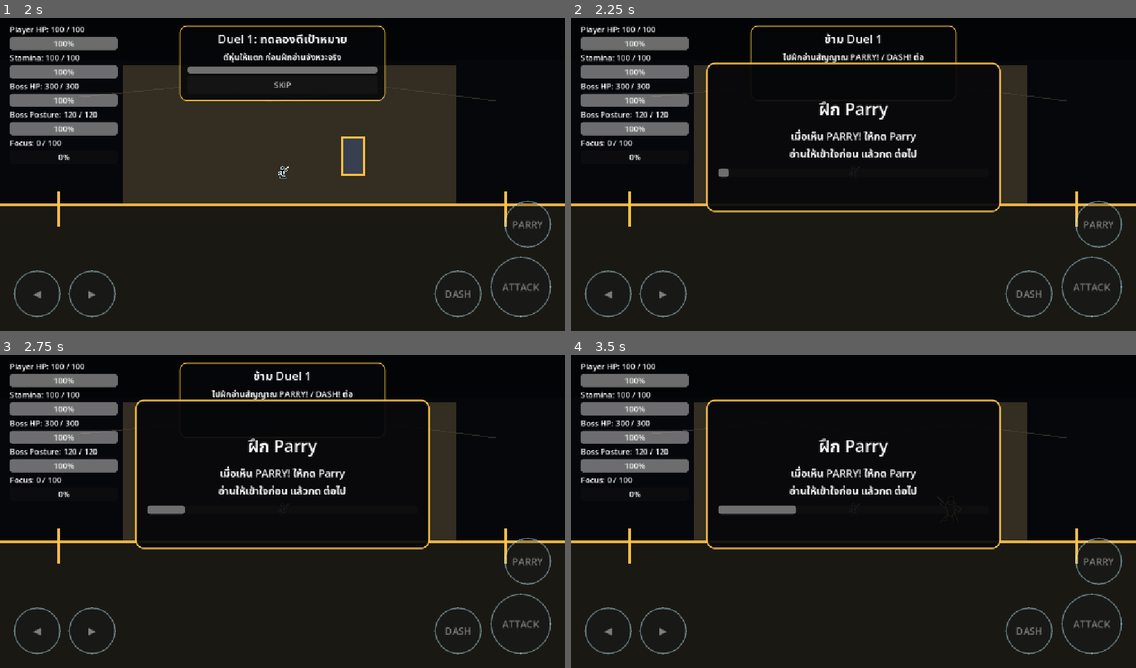
Above: before the commit, frames 1-4 (two rows, left to right).
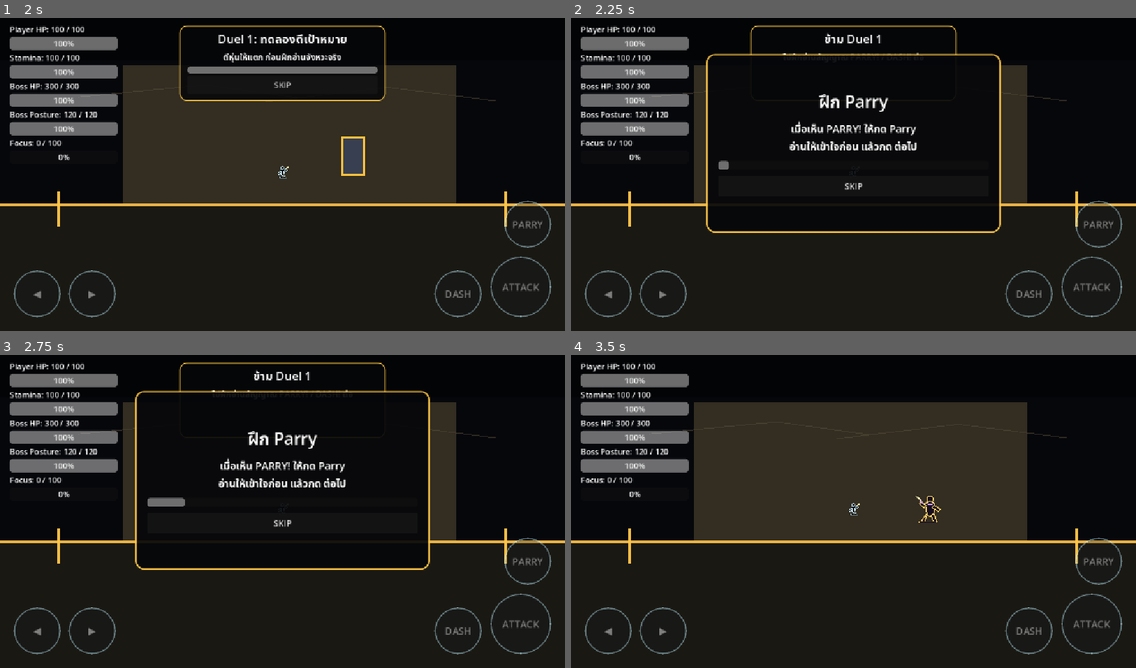
Above: after the commit, the same moments.

Repository: shanwinder/lastblade
Game: Godot game, scene res://scenes/main/BossBrokenMaster.tscn
Two runs of this game, one before a commit and one after it. Both use one fixed random seed, a clock stepped at 60 frames per second and the inputs below.
Inputs (mouse positions are in pixels of both pictures, inside the frame that each line leads up to):
- Up to frame 1 (2 s): click "START" at 0.5 s; click "SKIP" at 1.25 s
- Up to frame 2 (2.25 s): click "SKIP" at 2 s
- Up to frame 3 (2.75 s): no input
- Up to frame 4 (3.5 s): click (853, 524) at 2.75 s, where only the run after the commit has a clickable "SKIP"

Frame 1 is identical in both runs. In frame 2, 3.9% of the frame differs, in the area x 23-77%, y 11-69%; in frame 3, 4.1%; in frame 4, 24%, in the area x 23-77%, y 14-63%.

Commit message:
feat: add skip button to duel practice

Diff:
--- a/last-blade-trial/duel_1_intro_manager.gd
+++ b/last-blade-trial/duel_1_intro_manager.gd
@@ -4,6 +4,7 @@
 # Duel1IntroManager.gd
 # ขั้นกลางของ Phase 9 ก่อนทำศัตรู Duel 1 เต็มตัว
 # เวอร์ชันนี้เน้นอ่านทัน: อ่านเอง -> กดต่อไป -> เตรียมจังหวะ -> สัญญาณใหญ่ -> กดให้ทัน
+# เพิ่มปุ่ม Skip สำหรับผู้เล่นที่อยากเรียนรู้เอง หรือใช้ตอนทดสอบเร็ว
 # =========================
 
 @export var boss_path: NodePath = NodePath("../BossBrokenMaster")
@@ -42,6 +43,12 @@
 
 # ข้อความปุ่มต่อไป
 @export var continue_button_text: String = "เข้าใจแล้ว / ต่อไป"
+
+# เปิด/ปิดปุ่ม Skip
+@export var skip_button_enabled: bool = true
+
+# ข้อความบนปุ่ม Skip
+@export var skip_button_text: String = "SKIP"
 
 # ข้อความหัวข้อหลัก
 @export var intro_title: String = "Duel 1: อ่านจังหวะ"
@@ -74,6 +81,7 @@
 var body_label: Label = null
 var progress_bar: ProgressBar = null
 var continue_button: Button = null
+var skip_button: Button = null
 
 # Style ปกติของกล่องข้อความ
 var normal_panel_style: StyleBoxFlat = null
@@ -167,8 +175,8 @@
 	add_child(root_control)
 
 	panel = PanelContainer.new()
-	panel.custom_minimum_size = Vector2(600.0, 305.0)
-	panel.position = Vector2(276.0, 100.0)
+	panel.custom_minimum_size = Vector2(600.0, 365.0)
+	panel.position = Vector2(276.0, 82.0)
 	panel.mouse_filter = Control.MOUSE_FILTER_STOP
 	root_control.add_child(panel)
 
@@ -227,8 +235,17 @@
 	continue_button.pressed.connect(on_continue_button_pressed)
 	layout.add_child(continue_button)
 
+	skip_button = Button.new()
+	skip_button.custom_minimum_size = Vector2(160.0, 42.0)
+	skip_button.focus_mode = Control.FOCUS_NONE
+	skip_button.text = skip_button_text
+	skip_button.add_theme_font_size_override("font_size", 17)
+	skip_button.pressed.connect(on_skip_button_pressed)
+	layout.add_child(skip_button)
+
 	root_control.visible = false
 	continue_button.visible = false
+	skip_button.visible = false
 
 
 func setup_references() -> void:
@@ -280,6 +297,7 @@
 	miss_count = 0
 	set_boss_hold(true)
 	root_control.visible = true
+	set_skip_button_visible(skip_button_enabled)
 
 	start_step("parry")
 	print("Duel 1 interactive rhythm practice started")
@@ -415,6 +433,11 @@
 		pulse_title(1.12)
 		print("Duel 1 practice: parry rhythm completed")
 		await get_tree().create_timer(step_success_message_time).timeout
+
+		# ถ้ากด Skip ระหว่าง feedback ให้ไม่เริ่ม step ใหม่ซ้ำ
+		if has_completed_intro:
+			return
+
 		is_showing_feedback = false
 		start_step("dash")
 		return
@@ -522,6 +545,10 @@
 
 	await get_tree().create_timer(retry_feedback_time).timeout
 
+	# ถ้ากด Skip ระหว่างข้อความ retry ให้ไม่เริ่ม step ใหม่ซ้ำ
+	if has_completed_intro:
+		return
+
 	is_showing_feedback = false
 	start_step(current_step)
 
@@ -535,6 +562,7 @@
 	current_phase = "feedback"
 	set_active_signal_visual(false)
 	set_continue_button_visible(false)
+	set_skip_button_visible(false)
 	set_progress_percent(1.0)
 	show_feedback_text(
 		"พร้อมเข้าบอส",
@@ -546,7 +574,29 @@
 
 	await get_tree().create_timer(success_hold_time).timeout
 
-	root_control.visible = false
+	if is_instance_valid(root_control):
+		root_control.visible = false
+	set_boss_hold(false)
+
+
+func on_skip_button_pressed() -> void:
+	# ข้าม Duel Practice แล้วปล่อยบอสเริ่มสู้ทันที
+	if has_completed_intro:
+		return
+
+	print("Duel 1 practice skipped")
+	has_completed_intro = true
+	has_completed_intro_this_session = true
+	current_phase = "feedback"
+	is_showing_feedback = false
+	set_active_signal_visual(false)
+	set_continue_button_visible(false)
+	set_skip_button_visible(false)
+	set_progress_percent(1.0)
+
+	if is_instance_valid(root_control):
+		root_control.visible = false
+
 	set_boss_hold(false)
 
 
@@ -565,6 +615,15 @@
 
 	continue_button.visible = is_visible
 	continue_button.disabled = not is_visible
+
+
+func set_skip_button_visible(is_visible: bool) -> void:
+	# ปุ่ม Skip ใช้ข้าม Duel Practice ทั้งชุด
+	if skip_button == null:
+		return
+
+	skip_button.visible = is_visible
+	skip_button.disabled = not is_visible
 
 
 func on_continue_button_pressed() -> void:
